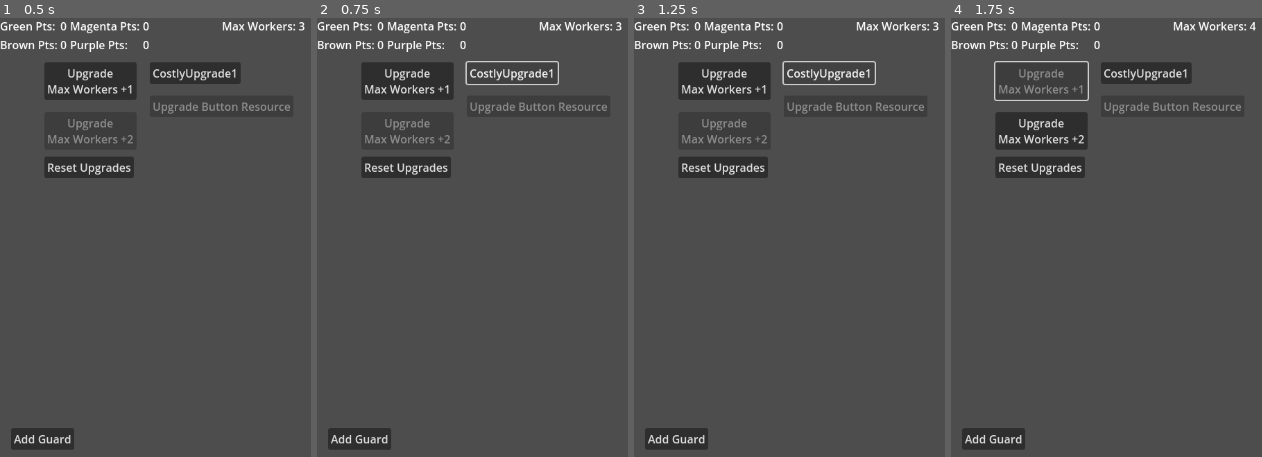
Above: before the commit, frames 1-4 (left to right).
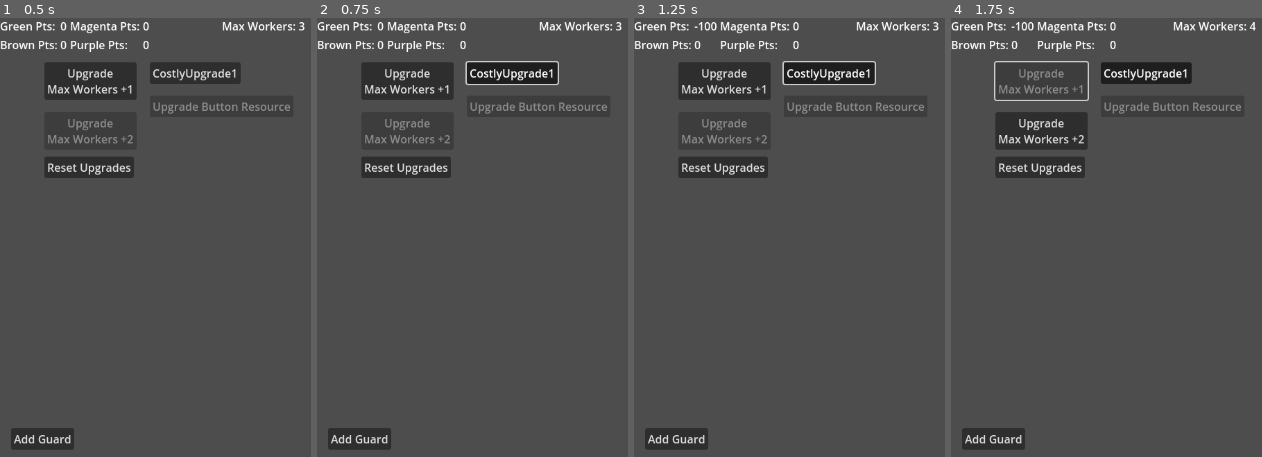
Above: after the commit, the same moments.

Repository: p0rtcullis/WarClicker
Game: Godot game, scene res://game_manager.tscn
Same seed, same stepped clock (60 frames per second), same inputs: the game is played once before the commit and once after it.
Inputs:
- Up to frame 1 (0.5 s): no input
- Up to frame 2 (0.75 s): click "CostlyUpgrade1" at 0.5 s
- Up to frame 3 (1.25 s): no input
- Up to frame 4 (1.75 s): click "Upgrade Max Workers +1" at 1.25 s

Frame 1 is identical in both runs. In frame 2, 1.2% of the frame differs, in the area x 48-78%, y 10-16%; in frame 3, 1.9%, in the area x 19-78%, y 0-16%; in frame 4, 0.8%.

Commit message:
Minor Update

Diff:
--- a/war-clicker/ManagementScreen/Scripts/management_screen.gd
+++ b/war-clicker/ManagementScreen/Scripts/management_screen.gd
@@ -9,10 +9,17 @@
 		#print("Current Workers: " + str(max_workers))
 var worker_list : Array = []
 
-@export var total_green : int = 0
+@export var total_green : int = 0:
+	set(value):
+		total_green = value
+		%UpgradeScreenGUI.disable_unafforable_techs()
+
 var green_mod : int = 0
 
-var total_brown : int = 0
+var total_brown : int = 0:
+	set(value):
+		total_brown = value
+		%UpgradeScreenGUI.disable_unafforable_techs()
 var brown_mod : int = 0
 
 var total_magenta : int = 0
--- a/war-clicker/Util/Strategy/base_upgrade_strategy.gd
+++ b/war-clicker/Util/Strategy/base_upgrade_strategy.gd
@@ -8,4 +8,4 @@
 @export var brown_cost : int = 0
 @export var magenta_cost : int = 0
 @export var purple_cost : int = 0
-var prereq : Array = []
+@export var prereq : Array = []
--- a/war-clicker/game_manager.tscn
+++ b/war-clicker/game_manager.tscn
@@ -89,6 +89,7 @@
 unique_name_in_owner = true
 
 [node name="UpgradeScreenGUI" type="Control" parent="."]
+unique_name_in_owner = true
 layout_mode = 3
 anchors_preset = 0
 offset_right = 1152.0
--- a/war-clicker/upgrade_screen_gui.gd
+++ b/war-clicker/upgrade_screen_gui.gd
@@ -16,7 +16,8 @@
 func _ready() -> void:
 	disable_advanced_tech()
 	%UpgradeButton.disabled = true
-
+	for upgrade in all_upgrades:
+		upgrade.disabled = true
 
 # Called every frame. 'delta' is the elapsed time since the previous frame.
 func _process(delta: float) -> void:
@@ -28,7 +29,12 @@
 	active_upgrades.clear()
 	disable_advanced_tech()
 
-
+func disable_unafforable_techs():
+	for x in all_upgrades:
+			if x.stats.green_cost <= %ManagementScreen.total_green:
+					x.disabled = false
+			else:
+					x.disabled = true
 func disable_advanced_tech():
 	for upgrade in upgrades_with_prereqs:
 		upgrade.disabled = true
@@ -68,13 +74,15 @@
 
 func _on_costly_upgrade_button_1_toggled(toggled_on: bool) -> void:
 	if toggled_on:
-		for x in all_upgrades:
-			if x.stats.green_cost <= %ManagementScreen.total_green:
-				x.disabled = false
-				print("Active")
-			else:
-				print("Disabled")
-			%CostlyUpgradeButton1.button_pressed = false
+		%ManagementScreen.update_points(-100, %ManagementScreen.POINTS.GREEN)
+
+		#for x in all_upgrades:
+			#if x.stats.green_cost <= %ManagementScreen.total_green:
+				#x.disabled = false
+				#print("Active")
+			#else:
+				#print("Disabled")
+			#%CostlyUpgradeButton1.button_pressed = false
 
 
 func _on_upgrade_button_toggled(toggled_on: bool) -> void:
